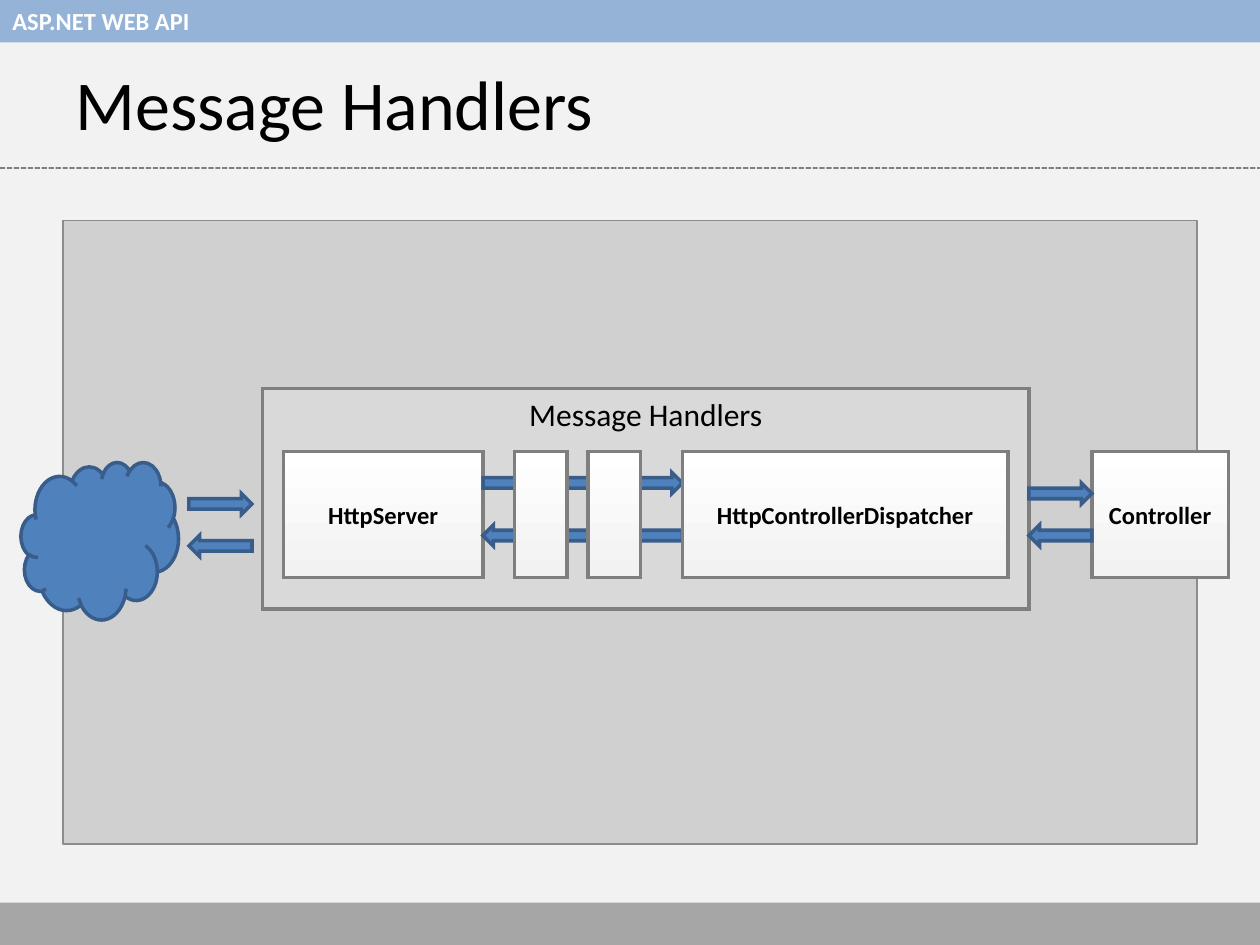
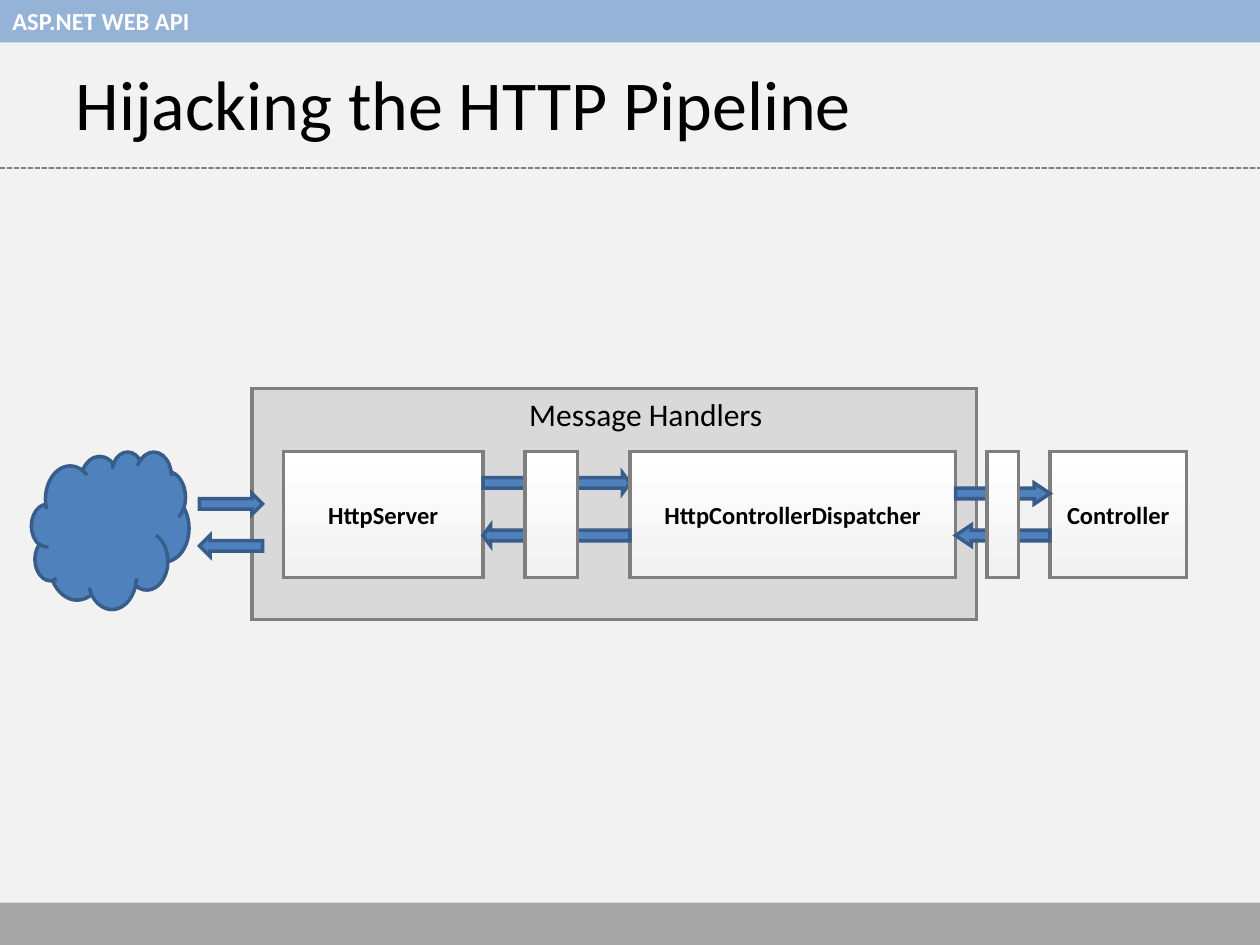
Before and after one commit to thaslam/hartford-code-camp-5, a slide deck: slide 15 of web-api-presentation.ppt (slide 14 before the commit). Drawn at 1260x945 pixels with LibreOffice and Linux fonts; fonts in the diff are those of the drawing; grey boxes stand for pictures. Boxes give left, top, right and bottom in pixels: in the first picture for what was removed or moved away, otherwise in the second. Text is boxed around its words. In the diff, an @@ line names an element or a change of style, - is before the commit and + after.

```diff
--- a/web-api-presentation.ppt
+++ b/web-api-presentation.ppt
@@ title at (76,81,850,142): text changed @@
-Message Handlers
+Hijacking the HTTP Pipeline
@@ picture removed at (63,220,1197,844) @@
@@ rectangle: place and size @@
-rectangle at (262,388,1028,609)
+rectangle at (252,388,976,619)
@@ freeform shape: place and size @@
-freeform shape at (21,462,179,620)
+freeform shape at (32,451,189,609)
@@ right arrow: place and size @@
-right arrow at (483,472,682,494)
+right arrow at (483,472,630,494)
@@ 2 right arrows, 1 rectangle: place and size @@
-2 right arrows, 1 rectangle at (189,451,567,577)
+2 right arrows, 1 rectangle at (199,451,578,577)
@@ rectangle "HttpControllerDispatcher": place and size @@
-rectangle "HttpControllerDispatcher" at (683,451,1008,577)
+rectangle "HttpControllerDispatcher" at (630,451,955,577)
@@ rectangle: place and size @@
-rectangle at (588,451,641,577)
+rectangle at (987,451,1018,577)
@@ rectangle "Controller": place and size @@
-rectangle "Controller" at (1092,451,1228,577)
+rectangle "Controller" at (1050,451,1186,577)
@@ right arrow: place and size @@
-right arrow at (1029,483,1092,504)
+right arrow at (955,483,1050,504)
@@ right arrow: place and size @@
-right arrow at (483,525,682,547)
+right arrow at (483,525,630,547)
@@ proportions changed in 4 elements at (483,472,630,494), (483,525,630,547), (955,483,1050,504), (955,525,1050,547) @@
@@ right arrow: place and size @@
-right arrow at (1029,525,1092,547)
+right arrow at (955,525,1050,547)
```
Also in this commit, not shown: 7 other slides changed, 1 slide added.
